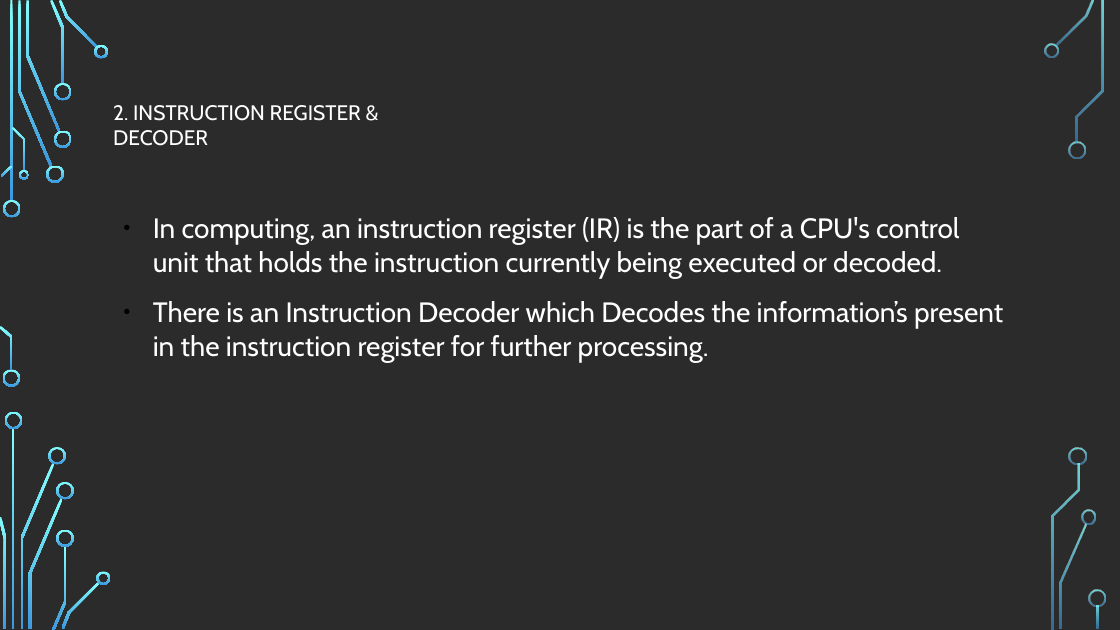
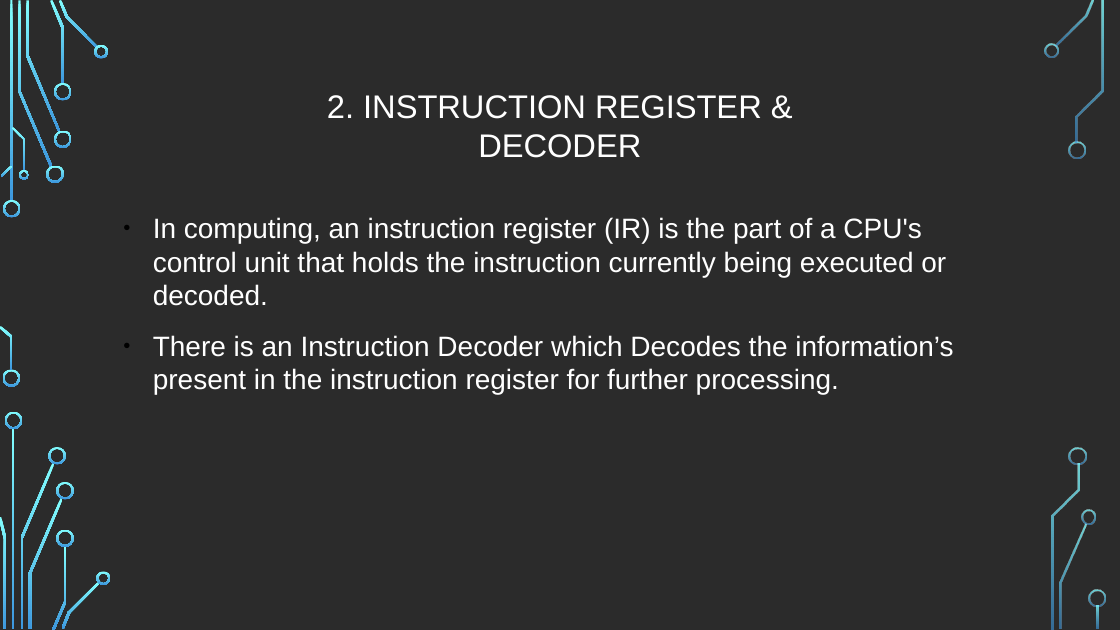
Before and after one commit to mhannan-dev/laravel_ecommerce, a slide deck: slide 12 of 8085 Microprocessor.pptx (slide 10 before the commit). Drawn at 1120x630 pixels with LibreOffice and Linux fonts; fonts in the diff are those of the drawing; background and template pictures are left out; a plain dark background stands for a picture behind light text. Boxes give left, top, right and bottom in pixels: in the first picture for what was removed or moved away, otherwise in the second. Text is boxed around its words. In the diff, an @@ line names an element or a change of style, - is before the commit and + after.

```diff
--- a/8085 Microprocessor.pptx
+++ b/8085 Microprocessor.pptx
@@ text "2. INSTRUCTION REGISTER & DECODER" at (327,95,762,158): size 18 to 28 pt, font Cabin to Arial; alignment left to centre @@
@@ text "In computing, an instruction register ..." at (153,217,953,394): font Cabin to Arial @@
```
Also in this commit, not shown: 20 other slides changed, 2 slides added, 2 other files.
